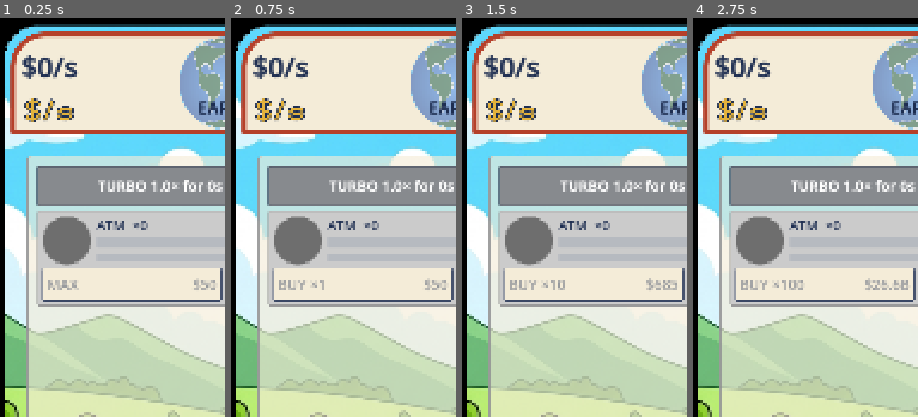
Above: before the commit, frames 1-4 (left to right).
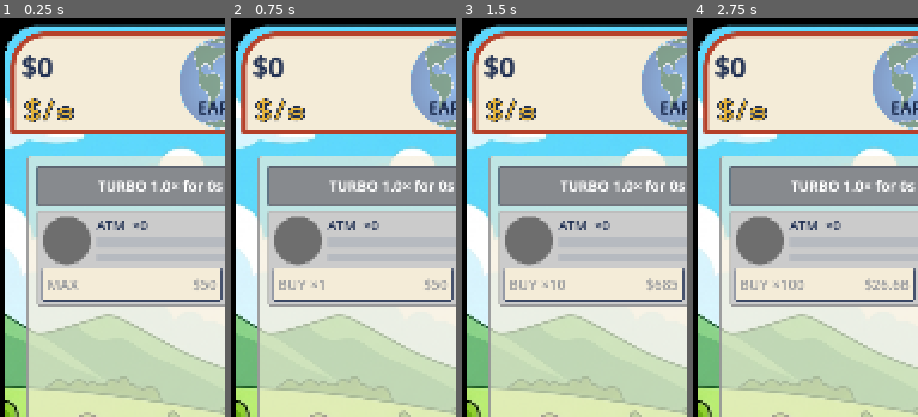
Above: after the commit, the same moments.

Repository: TimGoergen/american-tycoon
Game: Godot game, scene res://Main.tscn
The game is run twice, just before and just after one commit, with the same random seed, the same clock (stepped at 60 frames per second) and the same inputs.
Inputs:
- Up to frame 1 (0.25 s): no input
- Up to frame 2 (0.75 s): click "BUY MODE: MAX" at 0.5 s
- Up to frame 3 (1.5 s): click "BUY MODE: ×1" at 1.25 s
- Up to frame 4 (2.75 s): click "BUY MODE: ×10" at 2 s
The pictures show only the part of the screen within x 0-50%, y 0-50%; the shares and areas given below are measured in that part.

The runs differ from the first frame. In frame 1, 0.3% of the frame differs, in the area x 23-35%, y 10-16%; in frame 2, 0.3%; in frame 3, 0.3%; in frame 4, 0.3%.

Commit message:
UI: drop the '/s' from the income number (the $/s icon carries it)
The income amount now reads e.g. $3.1K, with the gold $/s icon beneath it labeling
it as per-second income. The icon keeps its /s — a bare $ would be indistinguishable
from the cash side's dollar bill (Tim).

Co-Authored-By: Claude Opus 4.8 <noreply@anthropic.com>
Claude-Session: https://claude.ai/code/session_01YGt1uUMG6RvKpKkyyiDnAD

Diff:
--- a/game/scripts/ui/HeroStat.gd
+++ b/game/scripts/ui/HeroStat.gd
@@ -338,7 +338,10 @@
 	_income_refresh_accumulator += delta
 	if _income_refresh_accumulator >= INCOME_REFRESH_INTERVAL:
 		_income_refresh_accumulator = 0.0
-		_income_label.text = Money.of(_pending_income_per_sec).display() + "/s"
+		# Just the amount — the "$/s" icon beneath it carries the "per second" (Tim, 2026-06-28).
+		# A bare "$" icon would read the same as the cash side's dollar bill, so the icon keeps
+		# its "/s"; printing "/s" on the number too would be redundant.
+		_income_label.text = Money.of(_pending_income_per_sec).display()
 
 	# Frenzy glow: pulse the ticket background between white and a soft red while a burn is
 	# active; snap back to plain white the moment it ends. The glow shows through the planet
